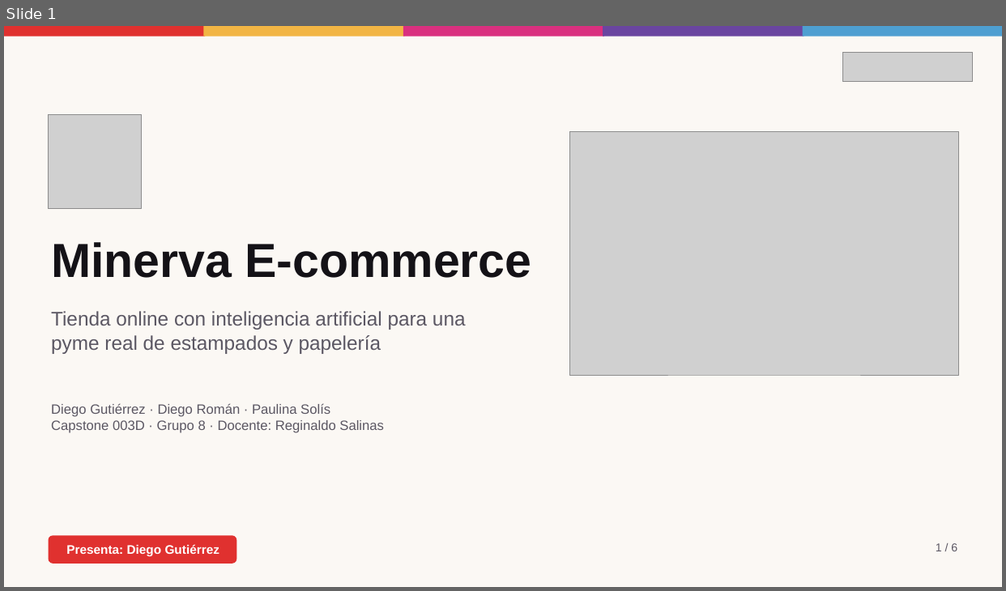
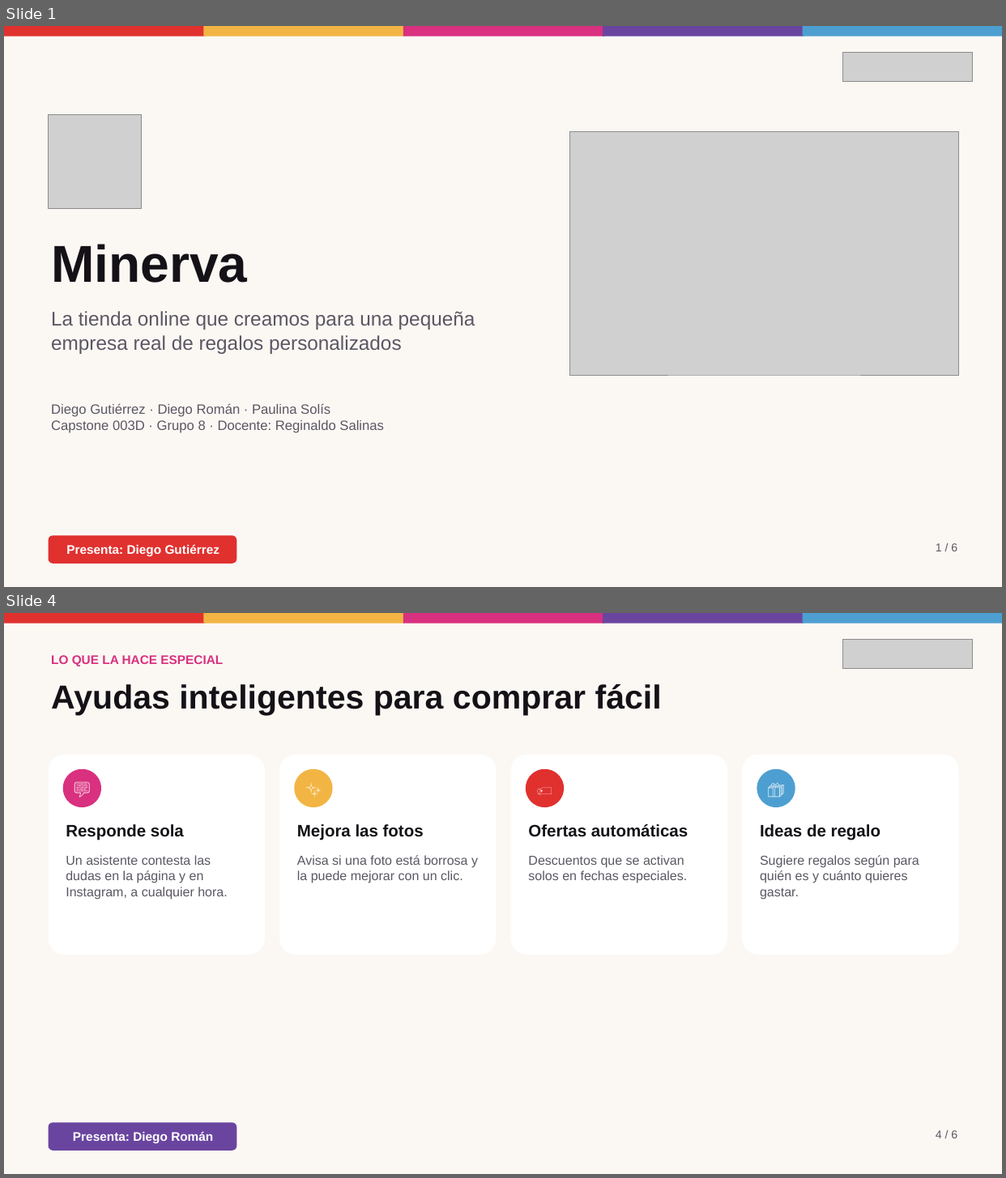
Before and after one commit to Gutixd/2026_2_MA_CAPSOTONE_003D_GRUPO_08, a slide deck: Fase 3/Evidencias Grupales/Presentacion Fase 3 - Minerva (2 min).pptx. Shown one above the other, each under a label of ours: slide 1 before the commit, slides 1 and 4 after it; the slides between them are not shown. The pictures are 1006x591 and 1006x1178 pixels, drawn with LibreOffice and Linux fonts; fonts in the diff are those of the drawing; grey boxes stand for pictures. Boxes give left, top, right and bottom in pixels: in the first picture for what was removed or moved away, otherwise in the second. Text is boxed around its words. In the diff, an @@ line names an element or a change of style, - is before the commit and + after.

```diff
--- a/Fase 3/Evidencias Grupales/Presentacion Fase 3 - Minerva (2 min).pptx
+++ b/Fase 3/Evidencias Grupales/Presentacion Fase 3 - Minerva (2 min).pptx
@@ slide 4 added at (4,613,1002,1174), background #FBF8F4 @@
@@ rectangle added at (4,613,206,624), fill #E0312F @@
@@ rectangle added at (204,613,405,624), fill #F2B544 @@
@@ rectangle added at (403,613,604,624), fill #D9307F @@
@@ rectangle added at (603,613,804,624), fill #6A45A0 @@
@@ rectangle added at (803,613,1002,624), fill #4E9FD1 @@
@@ text added at (51,655,223,666), 12 pt, text #D9307F, bold @@
+LO QUE LA HACE ESPECIAL
@@ picture added at (843,639,973,668) @@
@@ text added at (51,684,662,715), 32 pt, text #141217, bold @@
+Ayudas inteligentes para comprar fácil
@@ rounded rectangle added at (49,755,265,955), fill #FFFFFF @@
@@ rounded rectangle added at (279,755,496,955), fill #FFFFFF @@
@@ rounded rectangle added at (511,755,727,955), fill #FFFFFF @@
@@ rounded rectangle added at (742,755,958,955), fill #FFFFFF @@
@@ ellipse added at (63,769,101,807), fill #D9307F, 16 pt, text #FFFFFF @@
+💬
@@ ellipse added at (295,769,333,807), fill #F2B544, 16 pt, text #FFFFFF @@
+✨
@@ ellipse added at (526,769,564,807), fill #E0312F, 16 pt, text #FFFFFF @@
+🏷️
@@ ellipse added at (757,769,795,807), fill #4E9FD1, 16 pt, text #FFFFFF @@
+🎁
@@ text added at (66,824,184,840), 16 pt, text #141217, bold @@
+Responde sola
@@ text added at (297,824,424,840), 16 pt, text #141217, bold @@
+Mejora las fotos
@@ text added at (528,824,688,837), 16 pt, text #141217, bold @@
+Ofertas automáticas
@@ text added at (760,824,880,840), 16 pt, text #141217, bold @@
+Ideas de regalo
@@ text added at (66,855,228,900), 12.5 pt, text #5B5763 @@
+Un asistente contesta las dudas en la página y en Instagram, a cualquier hora.
@@ text added at (297,855,478,884), 12.5 pt, text #5B5763 @@
+Avisa si una foto está borrosa y la puede mejorar con un clic.
@@ text added at (528,855,687,884), 12.5 pt, text #5B5763 @@
+Descuentos que se activan solos en fechas especiales.
@@ text added at (760,855,919,900), 12.5 pt, text #5B5763 @@
+Sugiere regalos según para quién es y cuánto quieres gastar.
@@ rounded rectangle added at (49,1122,236,1151), fill #6A45A0, 12 pt, text #FFFFFF, bold @@
+Presenta: Diego Román
@@ text added at (936,1131,957,1139), 11 pt, text #5B5763 @@
+4 / 6
@@ slide 1 changed as well @@
@@ text at (51,244,247,283): text changed; size 46 to 50 pt @@
-Minerva E-commerce
+Minerva
@@ text at (51,311,475,354): text changed @@
-Tienda online con inteligencia artificial para una pyme real de estampados y papelería
+La tienda online que creamos para una pequeña empresa real de regalos personalizados
```
Also in this commit, not shown: 4 other slides added, 5 slides removed.
